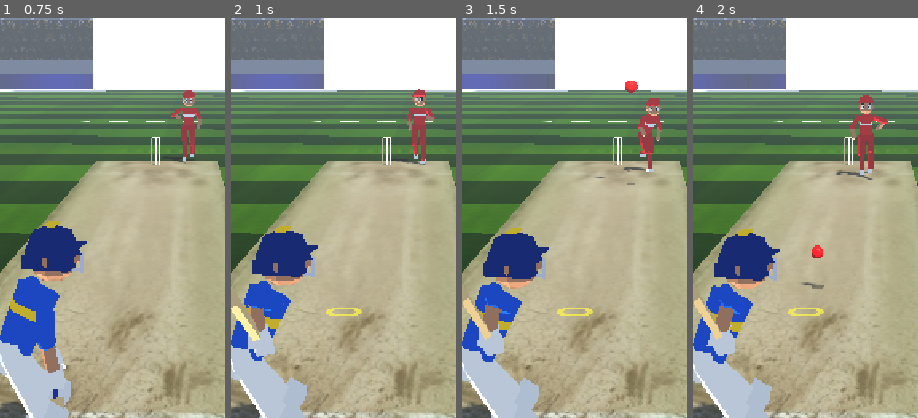
Above: before the commit, frames 1-4 (left to right).
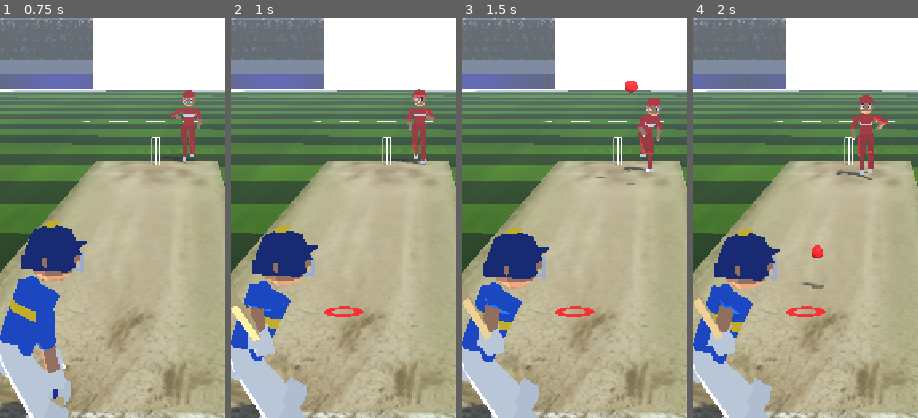
Above: after the commit, the same moments.

Repository: sharuque-dotcom/swipe-cricket
Game: Godot game, scene res://game/nets.tscn
Same seed, same stepped clock (60 frames per second), same inputs: the game is played once before the commit and once after it. This scene is started directly instead of the project's main scene.
Inputs:
- Up to frame 1 (0.75 s): click "DEFEND" at 0.5 s
- Up to frame 2 (1 s): no input
- Up to frame 3 (1.5 s): click "GROUND" at 1.25 s
- Up to frame 4 (2 s): no input
The pictures show only the part of the screen within x 17-67%, y 26-76%; the shares and areas given below are measured in that part.

Frame 1 is identical in both runs. In frame 2, 0.2% of the frame differs, in the area x 41-60%, y 72-75%; in frame 3, 0.2%; in frame 4, 0.2%.

Commit message:
Pitch marker in red, a little bigger and solid, so it stands out on the pitch
Co-Authored-By: Claude Opus 5.5 <noreply@anthropic.com>
Claude-Session: https://claude.ai/code/session_01WnQ5C6G6NnRxoX98Dirqit

Diff:
--- a/game/nets.gd
+++ b/game/nets.gd
@@ -128,7 +128,7 @@
 	ball_node.visible = false
 	add_child(ball_node)
 	blob = _disc(0.09, Color(0, 0, 0, 0.38))
-	marker = _disc(0.20, Color(1.0, 0.9, 0.2, 0.75), 0.13)
+	marker = _disc(0.22, Color(0.95, 0.08, 0.1, 0.95), 0.12)
 
 	cam = Camera3D.new()
 	cam.fov = CAM_FOV
